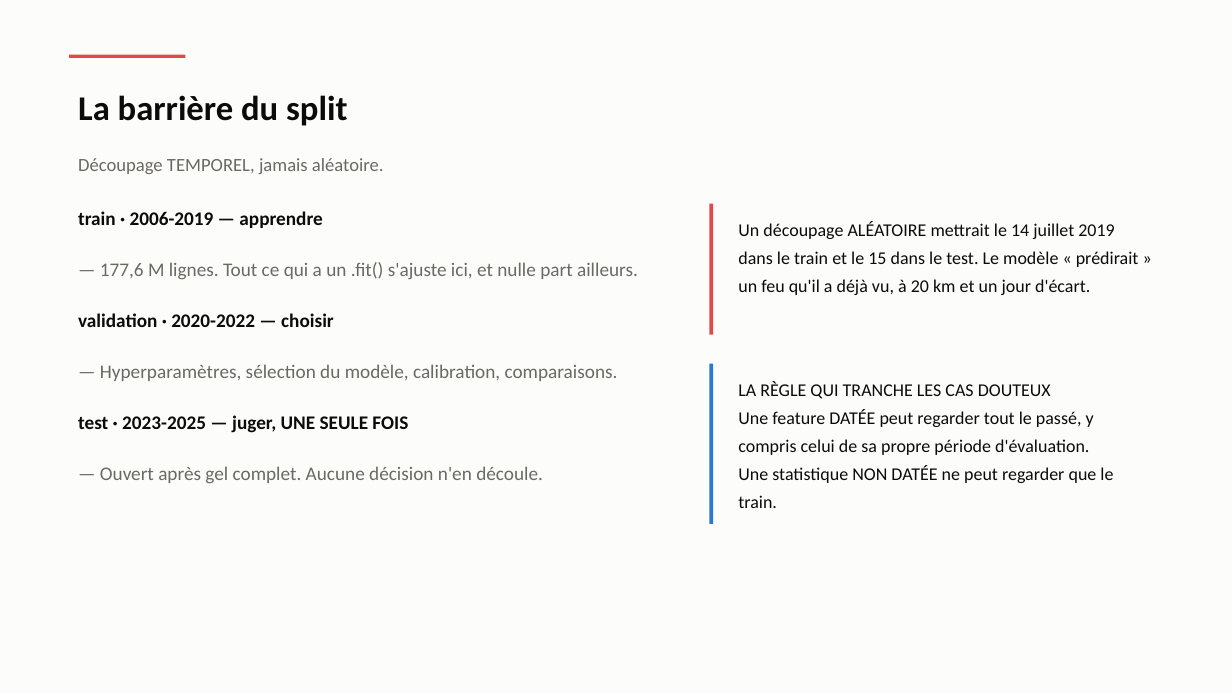
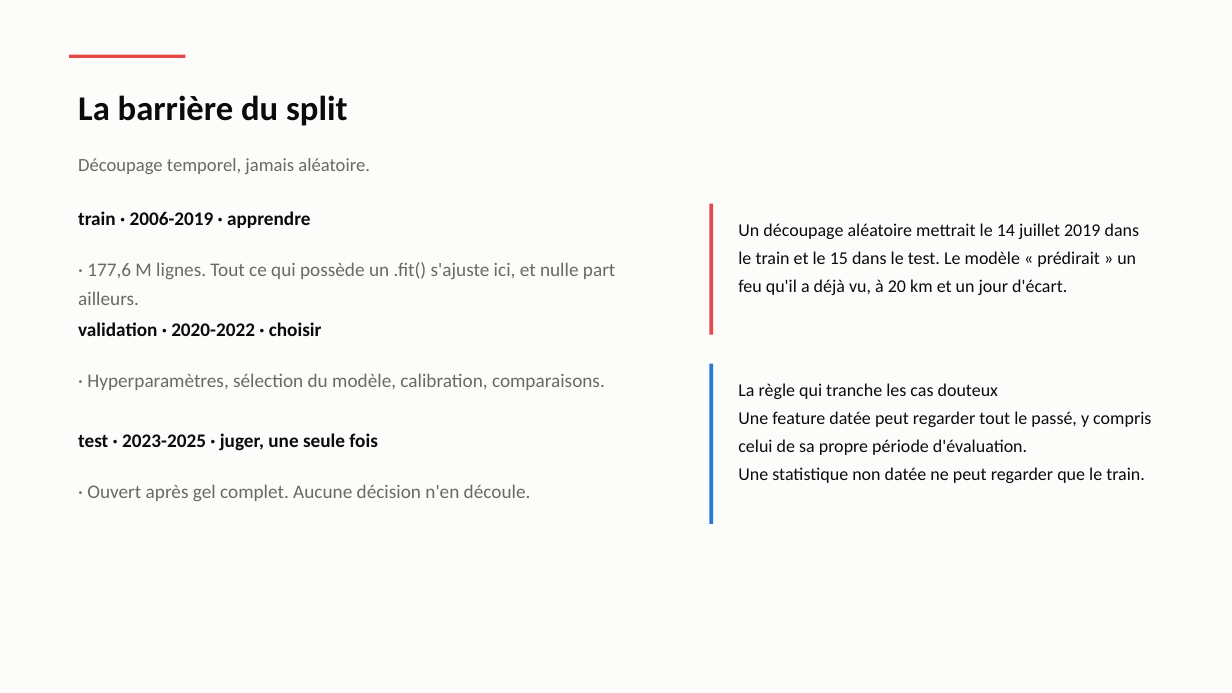
Before and after one commit to Hierogifle/terre-vent-feu-eau-data, a slide deck: slide 11 of presentation/soutenance.pptx (slide 7 before the commit). Drawn at 1232x693 pixels with LibreOffice and Linux fonts; fonts in the diff are those of the drawing. Boxes give left, top, right and bottom in pixels: in the first picture for what was removed or moved away, otherwise in the second. Text is boxed around its words. In the diff, an @@ line names an element or a change of style, - is before the commit and + after.

```diff
--- a/presentation/soutenance.pptx
+++ b/presentation/soutenance.pptx
@@ text at (x1=78, y1=158, x2=370, y2=174): text changed @@
-Découpage TEMPOREL, jamais aléatoire.
+Découpage temporel, jamais aléatoire.
@@ text at (x1=78, y1=211, x2=310, y2=228): text changed @@
-train · 2006-2019 — apprendre
+train · 2006-2019 · apprendre
@@ text at (x1=738, y1=223, x2=1140, y2=295): text changed @@
-Un découpage ALÉATOIRE mettrait le 14 juillet 2019 dans le train et le 15 dans le test. Le modèle « prédirait » un feu qu'il a déjà vu, à 20 km et un jour d'écart.
+Un découpage aléatoire mettrait le 14 juillet 2019 dans le train et le 15 dans le test. Le modèle « prédirait » un feu qu'il a déjà vu, à 20 km et un jour d'écart.
@@ text at (x1=78, y1=262, x2=615, y2=305): text changed @@
-— 177,6 M lignes. Tout ce qui a un .fit() s'ajuste ici, et nulle part ailleurs.
+· 177,6 M lignes. Tout ce qui possède un .fit() s'ajuste ici, et nulle part ailleurs.
@@ text at (x1=78, y1=322, x2=322, y2=336): text changed @@
-validation · 2020-2022 — choisir
+validation · 2020-2022 · choisir
@@ text at (x1=87, y1=373, x2=605, y2=390): text changed @@
-— Hyperparamètres, sélection du modèle, calibration, comparaisons.
+· Hyperparamètres, sélection du modèle, calibration, comparaisons.
@@ text at (x1=738, y1=383, x2=1151, y2=483): text changed @@
-LA RÈGLE QUI TRANCHE LES CAS DOUTEUX
-Une feature DATÉE peut regarder tout le passé, y compris celui de sa propre période d'évaluation.
-Une statistique NON DATÉE ne peut regarder que le train.
+La règle qui tranche les cas douteux
+Une feature datée peut regarder tout le passé, y compris celui de sa propre période d'évaluation.
+Une statistique non datée ne peut regarder que le train.
@@ text at (x1=78, y1=433, x2=378, y2=451): text changed @@
-test · 2023-2025 — juger, UNE SEULE FOIS
+test · 2023-2025 · juger, une seule fois
@@ text at (x1=87, y1=484, x2=531, y2=502): text changed @@
-— Ouvert après gel complet. Aucune décision n'en découle.
+· Ouvert après gel complet. Aucune décision n'en découle.
```
Also in this commit, not shown: 25 other slides changed, 11 slides added, 5 slides removed, 4 other files.
